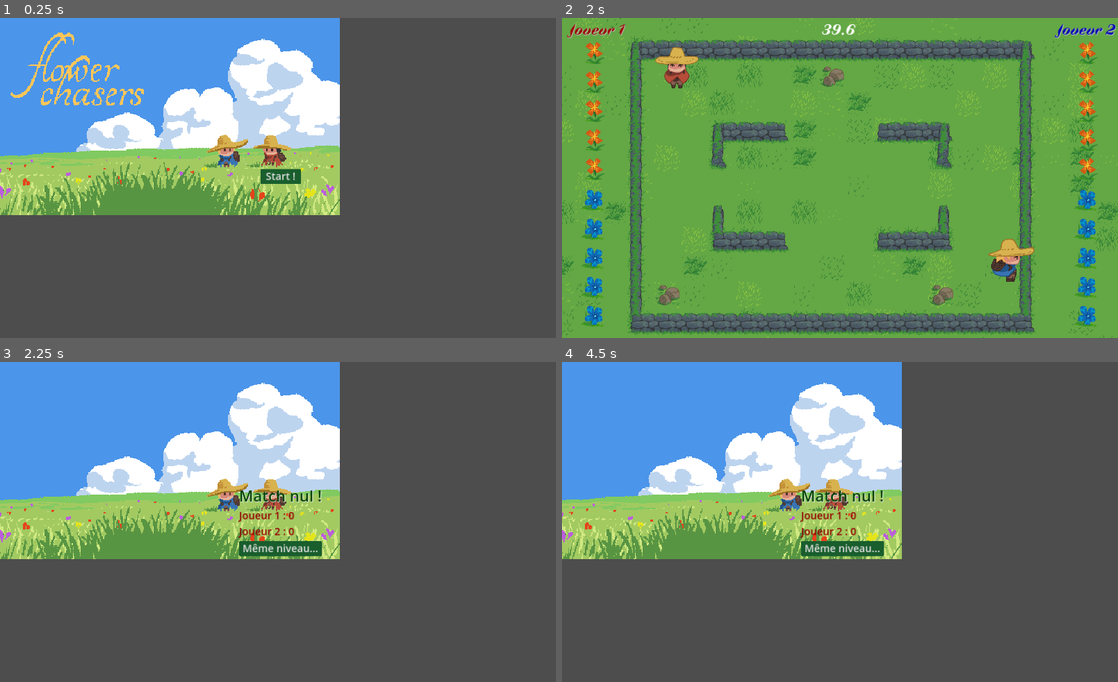
Above: before the commit, frames 1-4 (two rows, left to right).
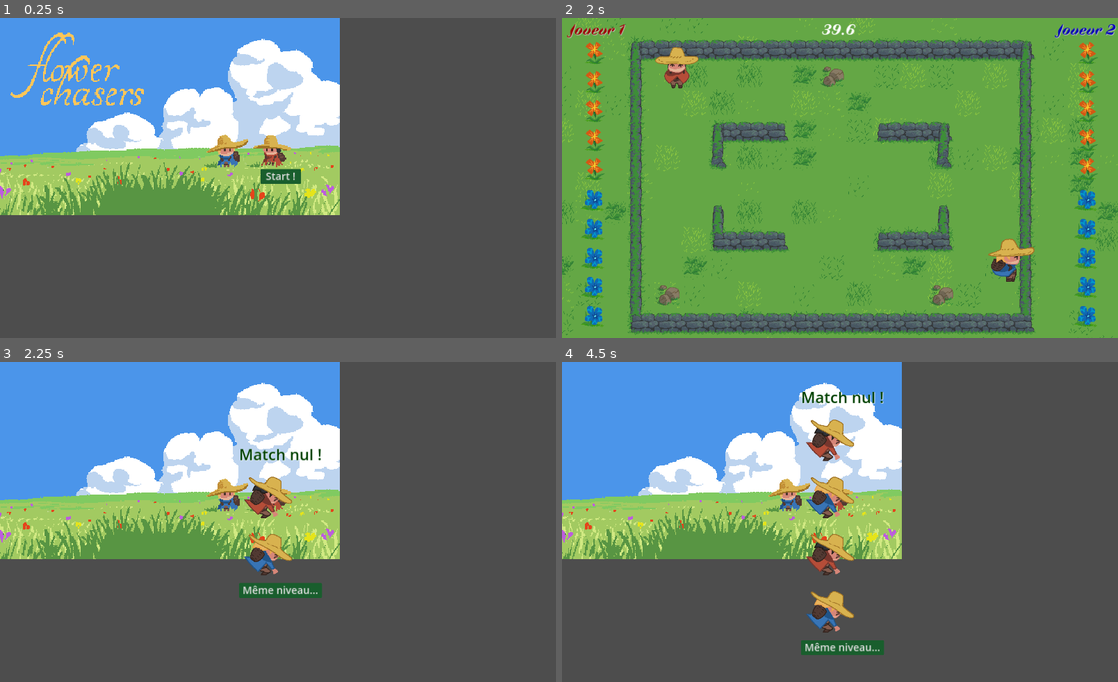
Above: after the commit, the same moments.

Repository: FablabMurat/2025GameJamCantal-1
Game: Godot game, scene res://root.tscn
Two runs of this game, one before a commit and one after it. Both use one fixed random seed, a clock stepped at 60 frames per second and the inputs below.
Inputs:
- Up to frame 1 (0.25 s): no input
- Up to frame 2 (2 s): click "Start !" at 0.5 s; tap Enter (ui_accept) at 1.25, 1.52 s; hold Right (ui_right) from 1.28 s (still down); tap Backspace (ui_endoflevel) at 1.35 s
- Up to frame 3 (2.25 s): keep holding Right (ui_right); tap Backspace (ui_endoflevel) at 2.1 s
- Up to frame 4 (4.5 s): tap Enter (ui_accept) at 2.27 s; release Right (ui_right) at 2.75 s; click "Même niveau..." at 2.75 s; hold Left (ui_left) 3.53-4.28 s; tap Backspace (ui_endoflevel) at 3.6, 4.35 s; hold Right (ui_right) from 4.28 s (still down)

Frames 1-2 are identical in both runs. In frame 3, 2.9% of the frame differs, in the area x 42-58%, y 27-74%; in frame 4, 4.1%, in the area x 42-58%, y 9-92%.

Commit message:
Affichage du score avec des images de perso et de fleurs

Diff:
--- a/perso.tscn
+++ b/perso.tscn
@@ -87,7 +87,7 @@
 
 [node name="AnimatedSprite2D" type="AnimatedSprite2D" parent="."]
 sprite_frames = ExtResource("2_ubsce")
-animation = &"run_haut"
+animation = &"pickup_droite"
 offset = Vector2(0, -50)
 
 [node name="CollisionShape2D" type="CollisionShape2D" parent="."]
--- a/root.gd
+++ b/root.gd
@@ -31,7 +31,7 @@
 	$PanelContainer/TextureRectInter.hide()
 	%Countdown.hide()
 	%Label.hide()
-	%LabelScore.hide()
+	%VBoxScore.hide()
 	%StartButton.text = "  Start !  "
 	%StartButton.show()
 	$TimerInactivite.stop()
@@ -46,7 +46,7 @@
 	if disable_start_countdown:
 		newlevel_timer = 0.0
 	$TimerInactivite.stop()
-	%LabelScore.hide()
+	%VBoxScore.hide()
 	%StartButton.hide()
 	%Label.text = "Niveau %d" % level
 	%Label.show()
@@ -84,15 +84,34 @@
 		%Label.text = "Victoire Joueur %d !" % winner
 		level += 1
 	%Label.show()
-	%LabelScore.text = "Joueur 1 : %d \nJoueur 2 : %d" % score
-	%LabelScore.show()
 	## TODO :Afficher aussi des scores en plus joli?
+	for joueur in range(2):
+		var hbox = HBoxContainer.new()
+		hbox.alignment = BoxContainer.ALIGNMENT_BEGIN
+		#var label = Label.new()
+		#label.text = "Joueur %d : " %(joueur +1)
+		#label.add_theme_font_size_override("font_size",24)
+		#label.add_theme_color_override("font_color",Color.DARK_GREEN)
+		#hbox.add_child(label)
+
+		var textureperso = TextureRect.new()
+		textureperso.texture = load("res://Ressources/Images/character_%02d_profil_down.png" % (joueur+1))
+		hbox.add_child(textureperso)
+
+		for flowertype in range(0,tabscore[joueur].size()) :
+			for i in tabscore[joueur][flowertype] :
+				var ctrlImage = TextureRectFlower.new(flowertype+1)
+				ctrlImage.size_flags_vertical = Control.SIZE_SHRINK_END # INUTILE
+
+				hbox.add_child(ctrlImage)
+		%VBoxScore.add_child(hbox)
+	%VBoxScore.show()
 
 	# Fin de partie ?
 	if level+1 > MAXLEVEL :
 		# Il n'y a plus de niveaux - Fin de partie
 		$PanelContainer/TextureRectIntro.show()
-		%LabelScore.text += "\n-- FIN DE PARTIE --"
+		%VBoxScore/LabelScore.text += "\n-- FIN DE PARTIE --"
 		%StartButton.text = " Restart "
 		level = 1  # On se prépare pour la prochaine partie
 		%StartButton.show()
--- a/root.tscn
+++ b/root.tscn
@@ -57,6 +57,7 @@
 
 [node name="VBoxContainer" type="VBoxContainer" parent="CenterContainer"]
 layout_mode = 2
+alignment = 2
 
 [node name="Label" type="Label" parent="CenterContainer/VBoxContainer"]
 unique_name_in_owner = true
@@ -71,12 +72,20 @@
 process_mode = 1
 layout_mode = 2
 
-[node name="LabelScore" type="Label" parent="CenterContainer/VBoxContainer"]
+[node name="VBoxScore" type="VBoxContainer" parent="CenterContainer/VBoxContainer"]
 unique_name_in_owner = true
+layout_mode = 2
+
+[node name="LabelScore" type="Label" parent="CenterContainer/VBoxContainer/VBoxScore"]
+unique_name_in_owner = true
+visible = false
 layout_mode = 2
 theme_override_colors/font_color = Color(0.588235, 0, 0, 1)
 theme_override_font_sizes/font_size = 24
 justification_flags = 160
+
+[node name="TextureRect" type="TextureRect" parent="CenterContainer/VBoxContainer/VBoxScore"]
+layout_mode = 2
 
 [node name="StartButton" type="Button" parent="CenterContainer/VBoxContainer"]
 unique_name_in_owner = true
